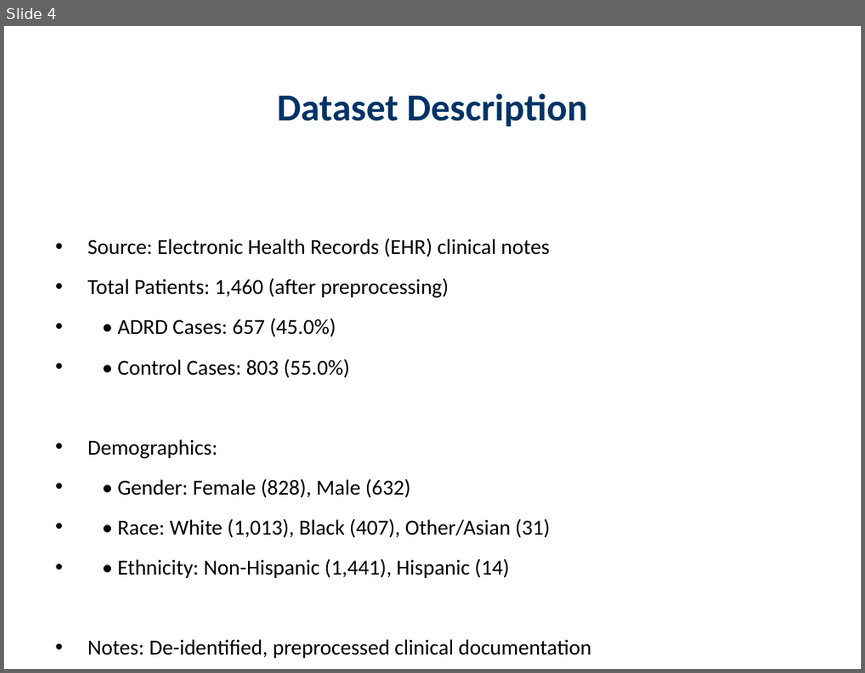
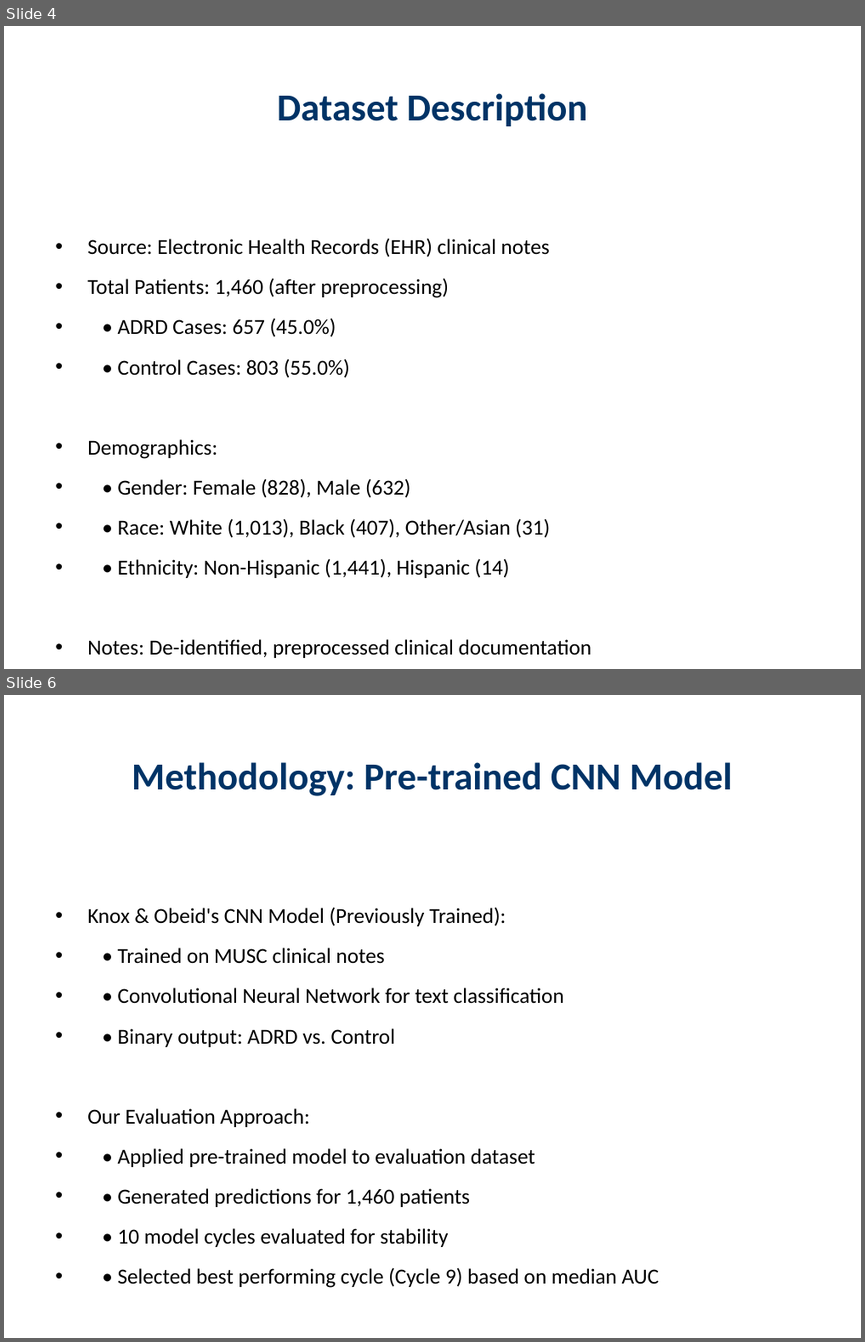
Before and after one commit to gyasifred/adrd_ePheno, a slide deck: AMIA_2025_ADRD_ePhenotyping_Presentation.pptx. Shown one above the other, each under a label of ours: slide 4 before the commit, slides 4 and 6 after it; the slides between them are not shown. The pictures are 865x673 and 865x1342 pixels, drawn with LibreOffice and Linux fonts; fonts in the diff are those of the drawing. Boxes give left, top, right and bottom in pixels: in the first picture for what was removed or moved away, otherwise in the second. Text is boxed around its words. In the diff, an @@ line names an element or a change of style, - is before the commit and + after.

```diff
--- a/AMIA_2025_ADRD_ePhenotyping_Presentation.pptx
+++ b/AMIA_2025_ADRD_ePhenotyping_Presentation.pptx
@@ slide 6 added at (4, 695, 861, 1338), background #FFFFFF @@
@@ title added at (132, 762, 732, 796), 32 pt, text #003366, bold @@
+Methodology: Pre-trained CNN Model
@@ text added at (87, 907, 659, 1287), 18 pt, text #000000 @@
+• Knox & Obeid's CNN Model (Previously Trained):
+• • Trained on MUSC clinical notes
+• • Convolutional Neural Network for text classification
+• • Binary output: ADRD vs. Control
+• Our Evaluation Approach:
+• • Applied pre-trained model to evaluation dataset
+• • Generated predictions for 1,460 patients
+• • 10 model cycles evaluated for stability
+• • Selected best performing cycle (Cycle 9) based on median AUC
```
Also in this commit, not shown: 9 slides changed, 2 other slides added, 2 slides removed, 2 other files.
